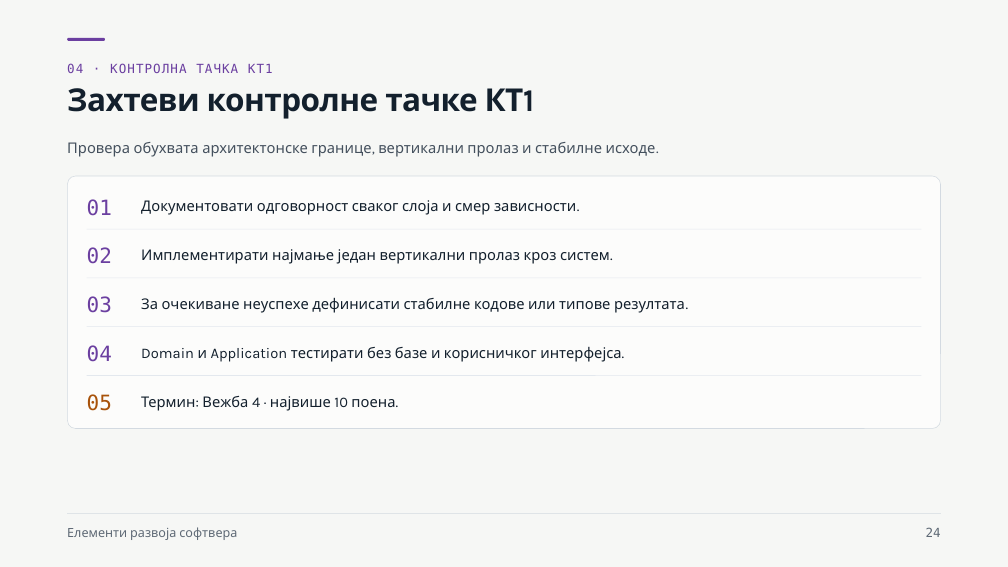
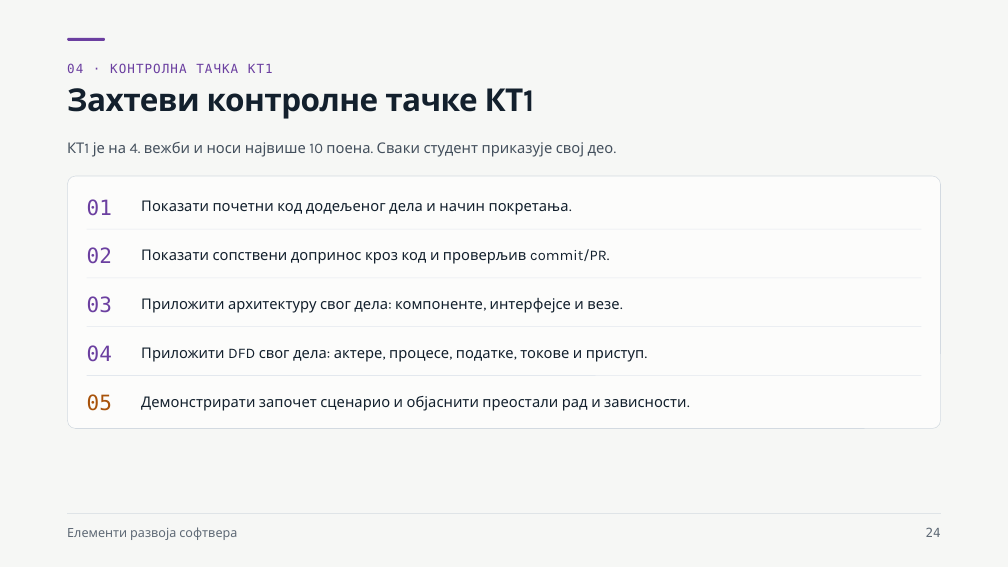
Before and after one commit to owlCoder/ftn-nastavni-materijali, a slide deck: slide 24 of Elementi razvoja softvera (ERS)/Nastavni materijali/03 Poslovna logika i slučajevi upotrebe/Poslovna logika i slučajevi upotrebe.pptx. Drawn at 1008x567 pixels with LibreOffice and Linux fonts; fonts in the diff are those of the drawing. Boxes give left, top, right and bottom in pixels: in the first picture for what was removed or moved away, otherwise in the second. Text is boxed around its words. In the diff, an @@ line names an element or a change of style, - is before the commit and + after.

```diff
--- a/Elementi razvoja softvera (ERS)/Nastavni materijali/03 Poslovna logika i slučajevi upotrebe/Poslovna logika i slučajevi upotrebe.pptx
+++ b/Elementi razvoja softvera (ERS)/Nastavni materijali/03 Poslovna logika i slučajevi upotrebe/Poslovna logika i slučajevi upotrebe.pptx
@@ text at [93, 142, 614, 157]: text changed @@
-Провера обухвата архитектонске границе, вертикални пролаз и стабилне исходе.
+КТ1 је на 4. вежби и носи највише 10 поена. Сваки студент приказује свој део.
@@ text at [141, 200, 569, 215]: text changed @@
-Документовати одговорност сваког слоја и смер зависности.
+Показати почетни код додељеног дела и начин покретања.
@@ text at [141, 249, 609, 264]: text changed @@
-Имплементирати најмање један вертикални пролаз кроз систем.
+Показати сопствени допринос кроз код и проверљив commit/PR.
@@ text at [141, 298, 619, 313]: text changed @@
-За очекиване неуспехе дефинисати стабилне кодове или типове резултата.
+Приложити архитектуру свог дела: компоненте, интерфејсе и везе.
@@ text at [141, 347, 645, 362]: text changed @@
-Domain и Application тестирати без базе и корисничког интерфејса.
+Приложити DFD свог дела: актере, процесе, податке, токове и приступ.
@@ text at [141, 396, 686, 411]: text changed @@
-Термин: Вежба 4 · највише 10 поена.
+Демонстрирати започет сценарио и објаснити преостали рад и зависности.
```
Also in this commit, not shown: 3 other slides changed, 21 other files.
